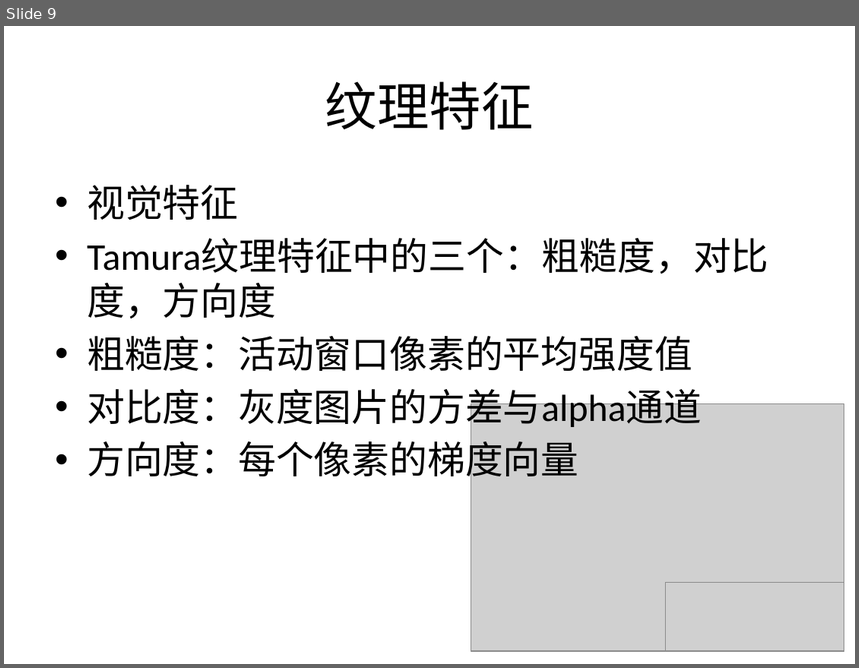
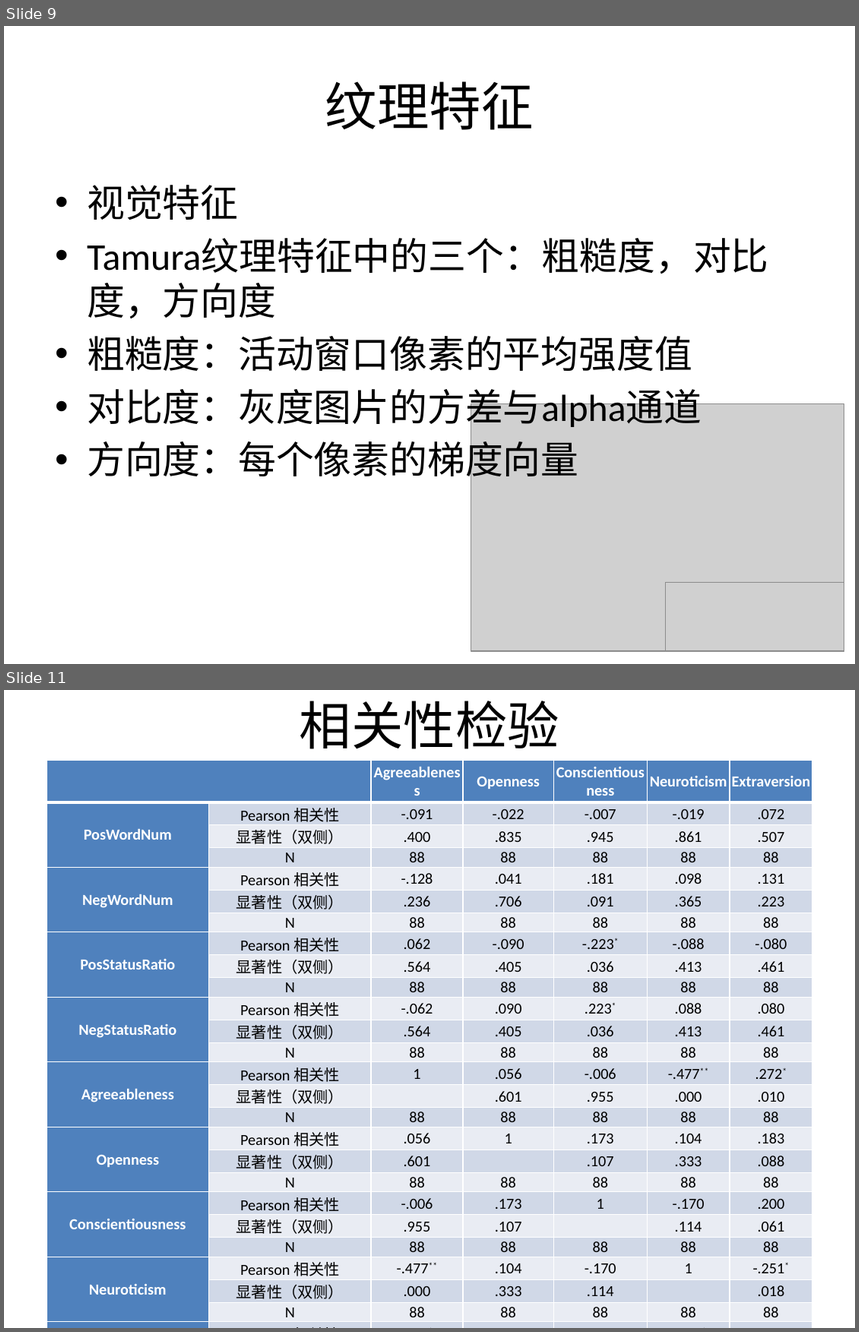
Before and after one commit to east-before-dawn/srt, a slide deck: slides.pptx. Shown one above the other, each under a label of ours: slide 9 before the commit, slides 9 and 11 after it; the slides between them are not shown. The pictures are 859x668 and 859x1332 pixels, drawn with LibreOffice and Linux fonts; fonts in the diff are those of the drawing; grey boxes stand for pictures. Boxes give left, top, right and bottom in pixels: in the first picture for what was removed or moved away, otherwise in the second. Text is boxed around its words. In the diff, an @@ line names an element or a change of style, - is before the commit and + after.

```diff
--- a/slides.pptx
+++ b/slides.pptx
@@ slide 11 added at [4,690,855,1328], background #FFFFFF @@
@@ title added at [300,701,560,749], 44 pt, text #000000 @@
+相关性检验
@@ table added at [47,760,813,1321], 28 rows, 7 columns @@
+ |  | Agreeableness | Openness | Conscientiousness | Neuroticism | Extraversion
+PosWordNum | Pearson 相关性 | -.091 | -.022 | -.007 | -.019 | .072
+ | 显著性（双侧） | .400 | .835 | .945 | .861 | .507
+ | N | 88 | 88 | 88 | 88 | 88
+NegWordNum | Pearson 相关性 | -.128 | .041 | .181 | .098 | .131
+ | 显著性（双侧） | .236 | .706 | .091 | .365 | .223
+ | N | 88 | 88 | 88 | 88 | 88
+PosStatusRatio | Pearson 相关性 | .062 | -.090 | -.223* | -.088 | -.080
+ | 显著性（双侧） | .564 | .405 | .036 | .413 | .461
+ | N | 88 | 88 | 88 | 88 | 88
+NegStatusRatio | Pearson 相关性 | -.062 | .090 | .223* | .088 | .080
+ | 显著性（双侧） | .564 | .405 | .036 | .413 | .461
+ | N | 88 | 88 | 88 | 88 | 88
+Agreeableness | Pearson 相关性 | 1 | .056 | -.006 | -.477** | .272*
+ | 显著性（双侧） |  | .601 | .955 | .000 | .010
+ | N | 88 | 88 | 88 | 88 | 88
+Openness | Pearson 相关性 | .056 | 1 | .173 | .104 | .183
+ | 显著性（双侧） | .601 |  | .107 | .333 | .088
+ | N | 88 | 88 | 88 | 88 | 88
+Conscientiousness | Pearson 相关性 | -.006 | .173 | 1 | -.170 | .200
+ | 显著性（双侧） | .955 | .107 |  | .114 | .061
+ | N | 88 | 88 | 88 | 88 | 88
+Neuroticism | Pearson 相关性 | -.477** | .104 | -.170 | 1 | -.251*
+ | 显著性（双侧） | .000 | .333 | .114 |  | .018
+ | N | 88 | 88 | 88 | 88 | 88
+Extraversion | Pearson 相关性 | .272* | .183 | .200 | -.251* | 1
+ | 显著性（双侧） | .010 | .088 | .061 | .018 | 
+ | N | 88 | 88 | 88 | 88 | 88
```
Also in this commit, not shown: 2 slides changed, 1 other slide added, 1 slide removed, 2 other files.
